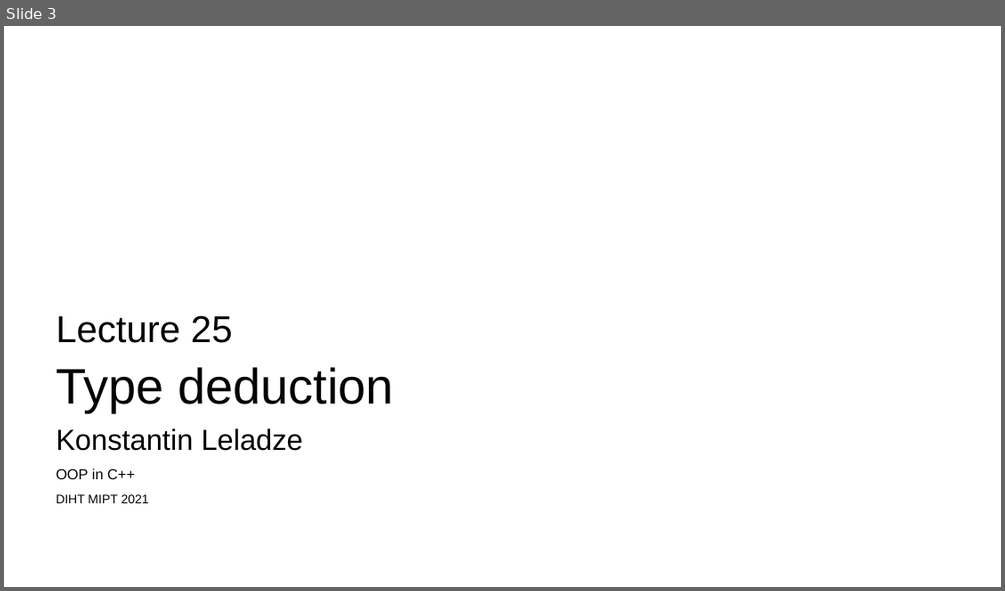
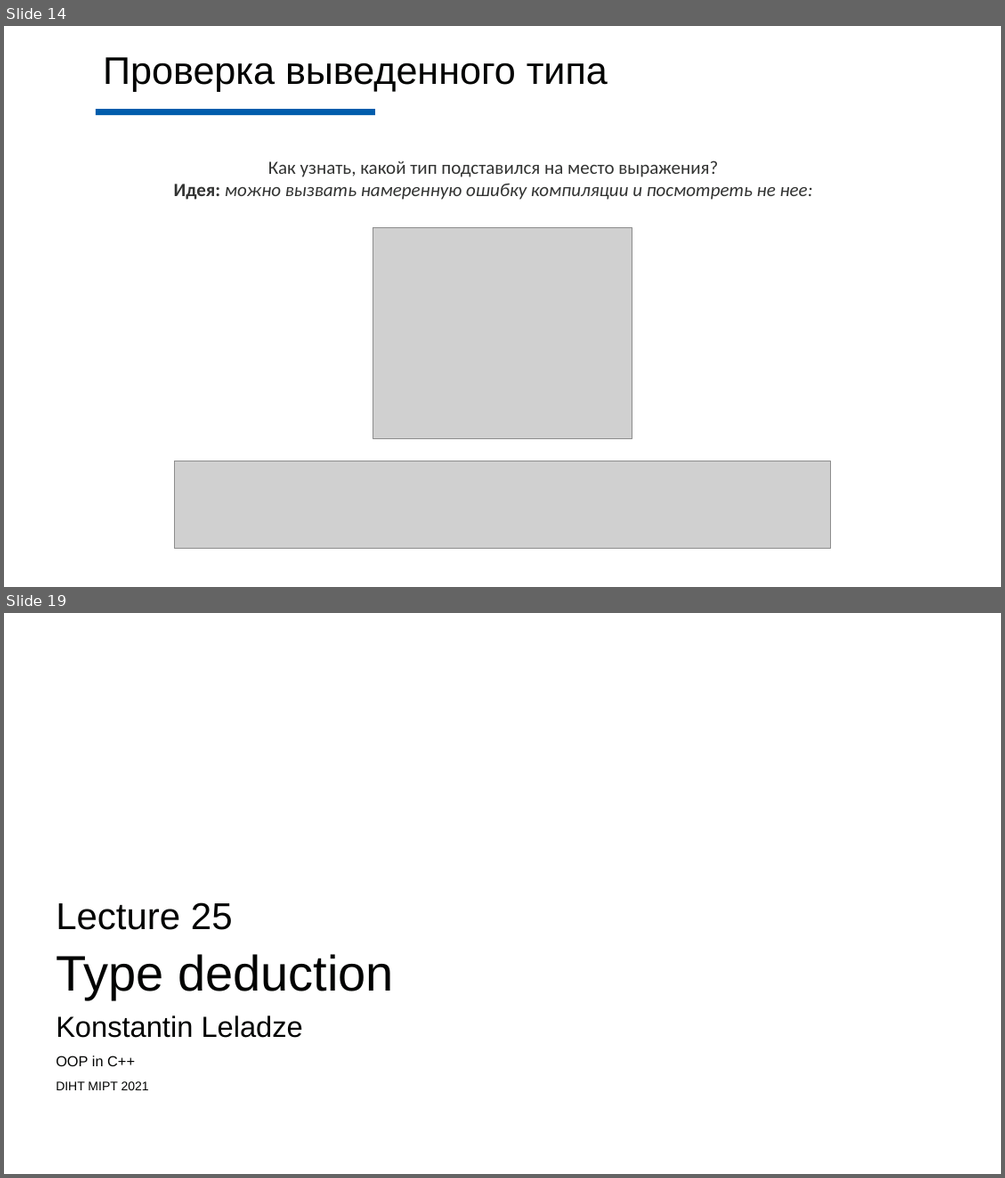
Before and after one commit to Costello1329/cpp-mipt-2021, a slide deck: lectures/lecture-25/draft.pptx. Shown one above the other, each under a label of ours: slide 3 before the commit, slides 14 and 19 after it; the slides between them are not shown. The pictures are 1005x591 and 1005x1178 pixels, drawn with LibreOffice and Linux fonts; fonts in the diff are those of the drawing; grey boxes stand for pictures; background and template pictures are left out. Boxes give left, top, right and bottom in pixels: in the first picture for what was removed or moved away, otherwise in the second. Text is boxed around its words. In the diff, an @@ line names an element or a change of style, - is before the commit and + after.

```diff
--- a/lectures/lecture-25/draft.pptx
+++ b/lectures/lecture-25/draft.pptx
@@ slide 14 added at (x1=4, y1=26, x2=1001, y2=587), background #FEFEFE @@
@@ text added at (x1=103, y1=57, x2=607, y2=92), 37 pt, text #020302 @@
+Проверка выведенного типа
@@ line added from (96, 112) to (375, 112), #015DAC 6 pt @@
@@ text added at (x1=174, y1=160, x2=813, y2=200), 18 pt, text #323332, italic @@
+Как узнать, какой тип подставился на место выражения?
+Идея: можно вызвать намеренную ошибку компиляции и посмотреть не нее:
@@ picture added at (x1=372, y1=227, x2=632, y2=438) @@
@@ picture added at (x1=175, y1=461, x2=831, y2=548) @@
@@ what was slide 3 is now slide 19 @@
```
Also in this commit, not shown: 16 other slides added, 1 slide removed.
